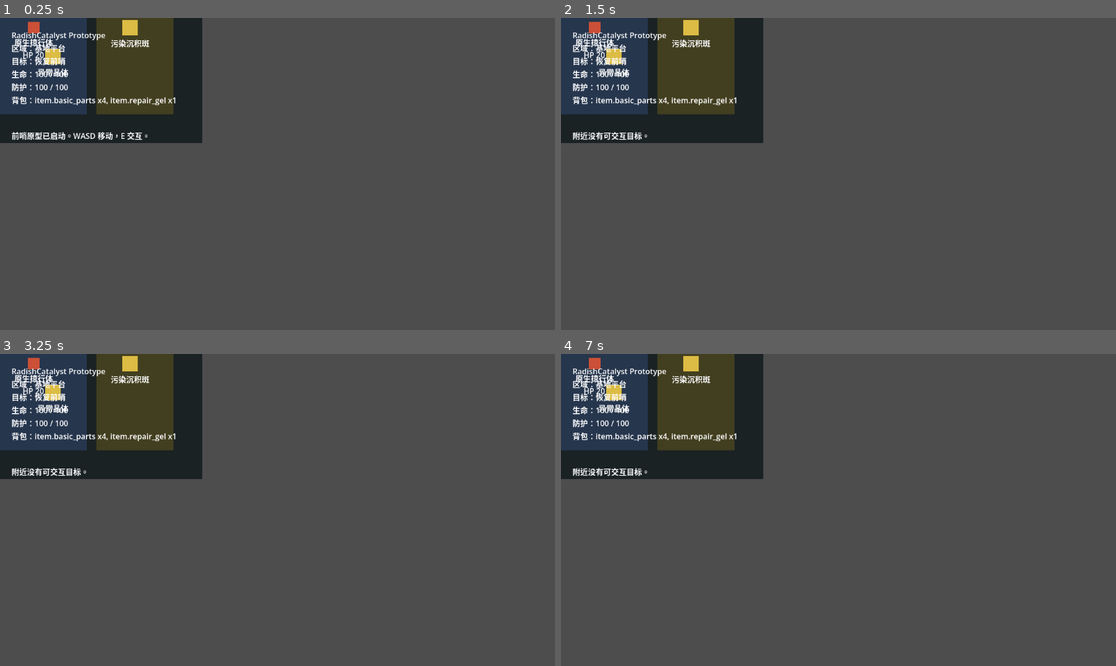
Above: before the commit, frames 1-4 (two rows, left to right).
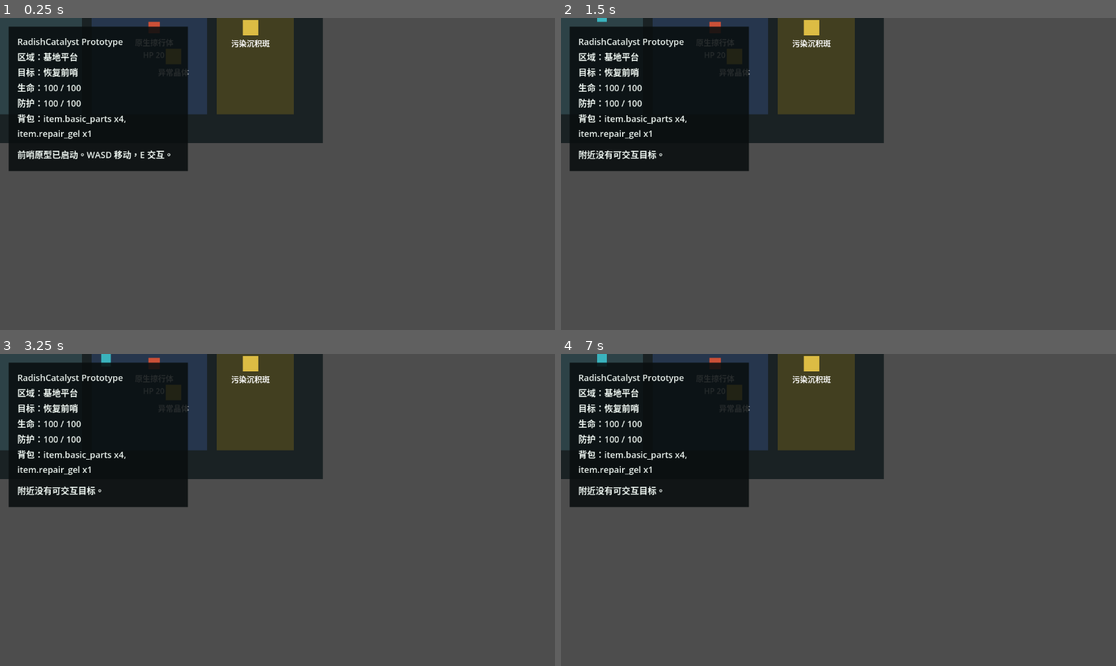
Above: after the commit, the same moments.

Repository: laugh0608/RadishCatalyst
Game: Godot game, scene res://scenes/boot/Boot.tscn
Same seed, same stepped clock (60 frames per second), same inputs: the game is played once before the commit and once after it.
Inputs:
- Up to frame 1 (0.25 s): no input
- Up to frame 2 (1.5 s): tap Enter at 0.5 s; hold D (move_right) 0.53-1.28 s; tap E (interact) at 0.6, 1.35 s; tap Space at 1.25 s; hold S (move_down) from 1.28 s (still down)
- Up to frame 3 (3.25 s): tap Enter at 2 s; release S (move_down) at 2.03 s; hold D (move_right) 2.03-2.78 s; tap E (interact) at 2.1, 2.85 s; tap Space at 2.75 s; hold W (move_up) from 2.78 s (still down)
- Up to frame 4 (7 s): release W (move_up) at 3.53 s; hold A (move_left) 3.53-5.03 s; tap E (interact) every 0.75 s from 3.6 to 6.6 s; tap Enter at 4.25 s; tap Space at 5 s; hold S (move_down) 5.03-5.78 s; hold D (move_right) 5.78-6.53 s; hold W (move_up) from 6.53 s (still down)

The runs differ from the first frame. In frame 1, 21% of the frame differs, in the area x 1-59%, y 0-49%; in frame 2, 21%; in frame 3, 21%; in frame 4, 21%.

Commit message:
fix: 放大原型 HUD 信息面板
- 为 HUD 增加半透明背景和更大字号

- 将状态、提示和日志放入同一信息面板

- 右移临时地图减少 HUD 遮挡

Diff:
--- a/client/scenes/game/GameRoot.tscn
+++ b/client/scenes/game/GameRoot.tscn
@@ -8,5 +8,6 @@
 script = ExtResource("1_game_root")
 
 [node name="VerticalSliceMap" parent="." instance=ExtResource("2_map")]
+position = Vector2(250, 0)
 
 [node name="PrototypeHud" parent="." instance=ExtResource("3_hud")]
--- a/client/scenes/ui/PrototypeHud.tscn
+++ b/client/scenes/ui/PrototypeHud.tscn
@@ -1,27 +1,50 @@
-[gd_scene load_steps=2 format=3]
+[gd_scene load_steps=4 format=3]
 
 [ext_resource type="Script" path="res://scripts/ui/prototype_hud.gd" id="1_hud"]
+
+[sub_resource type="LabelSettings" id="LabelSettings_status"]
+font_size = 18
+font_color = Color(0.92549, 0.956863, 0.937255, 1)
+line_spacing = 5.0
+
+[sub_resource type="LabelSettings" id="LabelSettings_prompt"]
+font_size = 20
+font_color = Color(1, 0.882353, 0.501961, 1)
+line_spacing = 4.0
 
 [node name="PrototypeHud" type="CanvasLayer"]
 script = ExtResource("1_hud")
 
-[node name="StatusLabel" type="Label" parent="."]
-offset_left = 24.0
-offset_top = 24.0
-offset_right = 520.0
-offset_bottom = 170.0
+[node name="PanelBackground" type="ColorRect" parent="."]
+offset_left = 18.0
+offset_top = 18.0
+offset_right = 390.0
+offset_bottom = 318.0
+color = Color(0.0352941, 0.054902, 0.0588235, 0.88)
+
+[node name="StatusLabel" type="Label" parent="PanelBackground"]
+offset_left = 18.0
+offset_top = 18.0
+offset_right = 350.0
+offset_bottom = 190.0
 text = "Loading..."
+label_settings = SubResource("LabelSettings_status")
+autowrap_mode = 3
 
-[node name="PromptLabel" type="Label" parent="."]
-offset_left = 24.0
-offset_top = 190.0
-offset_right = 520.0
-offset_bottom = 224.0
+[node name="PromptLabel" type="Label" parent="PanelBackground"]
+offset_left = 18.0
+offset_top = 206.0
+offset_right = 350.0
+offset_bottom = 242.0
 text = ""
+label_settings = SubResource("LabelSettings_prompt")
+autowrap_mode = 3
 
-[node name="LogLabel" type="Label" parent="."]
-offset_left = 24.0
-offset_top = 232.0
-offset_right = 520.0
-offset_bottom = 270.0
+[node name="LogLabel" type="Label" parent="PanelBackground"]
+offset_left = 18.0
+offset_top = 252.0
+offset_right = 350.0
+offset_bottom = 286.0
 text = ""
+label_settings = SubResource("LabelSettings_status")
+autowrap_mode = 3
--- a/client/scripts/ui/prototype_hud.gd
+++ b/client/scripts/ui/prototype_hud.gd
@@ -1,9 +1,9 @@
 extends CanvasLayer
 class_name PrototypeHud
 
-@onready var status_label: Label = $StatusLabel
-@onready var prompt_label: Label = $PromptLabel
-@onready var log_label: Label = $LogLabel
+@onready var status_label: Label = $PanelBackground/StatusLabel
+@onready var prompt_label: Label = $PanelBackground/PromptLabel
+@onready var log_label: Label = $PanelBackground/LogLabel
 
 
 func update_status(data_registry: DataRegistry, world_state: WorldState, character_state: CharacterState) -> void:
